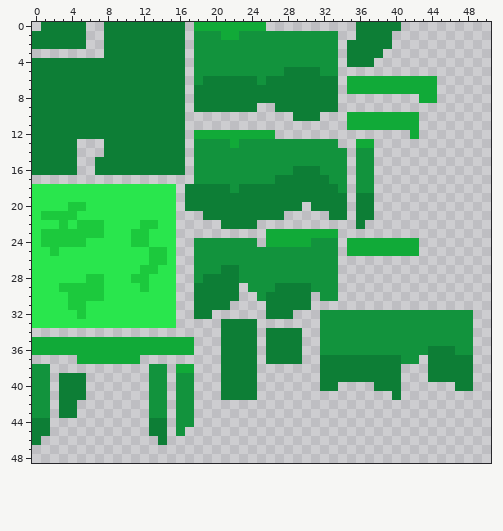
Pixel-art sprite: objects/ground_tile/grass/ground_tile_0.png. Above, as it was before the edit.
The file is 64x64 pixels. Shown: x 0..50, y 0..48.
After:
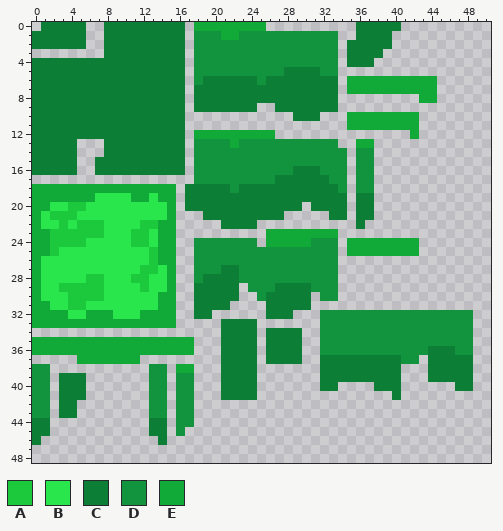
Palette (. is transparent): A #1cc93d  B #29e64d  C #0d7e36  D #12933d  E #11aa38
Changes in this commit:
{"y":18,"x":0,"old":"BBBBBBBBBBBBBBBB","new":"EEEEEEEEEEEEEEEE"}
{"y":19,"x":0,"old":"BBBBBBB","new":"EEEEEEE"}
{"y":19,"x":11,"old":"BB","new":"EE"}
{"y":19,"x":14,"old":"BB","new":"EE"}
{"y":20,"x":0,"old":"BB","new":"EE"}
{"y":20,"x":15,"old":"B","new":"E"}
{"y":21,"x":0,"old":"BA","new":"EB"}
{"y":21,"x":15,"old":"B","new":"E"}
{"y":22,"x":0,"old":"B","new":"E"}
{"y":22,"x":14,"old":"BB","new":"EE"}
{"y":23,"x":0,"old":"BA","new":"EE"}
{"y":23,"x":14,"old":"BB","new":"EE"}
{"y":24,"x":0,"old":"BA","new":"EE"}
{"y":24,"x":14,"old":"BB","new":"EE"}
{"y":25,"x":0,"old":"BB","new":"EE"}
{"y":25,"x":14,"old":"AB","new":"EE"}
{"y":26,"x":0,"old":"B","new":"E"}
{"y":26,"x":14,"old":"AB","new":"EE"}
{"y":27,"x":0,"old":"B","new":"E"}
{"y":27,"x":15,"old":"B","new":"E"}
{"y":28,"x":0,"old":"B","new":"E"}
{"y":28,"x":15,"old":"B","new":"E"}
{"y":29,"x":0,"old":"B","new":"E"}
{"y":29,"x":15,"old":"B","new":"E"}
{"y":30,"x":0,"old":"B","new":"E"}
{"y":30,"x":14,"old":"BB","new":"EE"}
{"y":31,"x":0,"old":"BB","new":"EE"}
{"y":31,"x":14,"old":"BB","new":"EE"}
{"y":32,"x":0,"old":"BBBB","new":"EEEE"}
{"y":32,"x":5,"old":"ABBB","new":"BEEE"}
{"y":32,"x":12,"old":"BBBB","new":"EEEE"}
{"y":33,"x":0,"old":"BBBBBBBBBBBBBBBB","new":"EEEEEEEEEEEEEEEE"}
{"label":"changed","picture_box":[32,184,176,328]}
